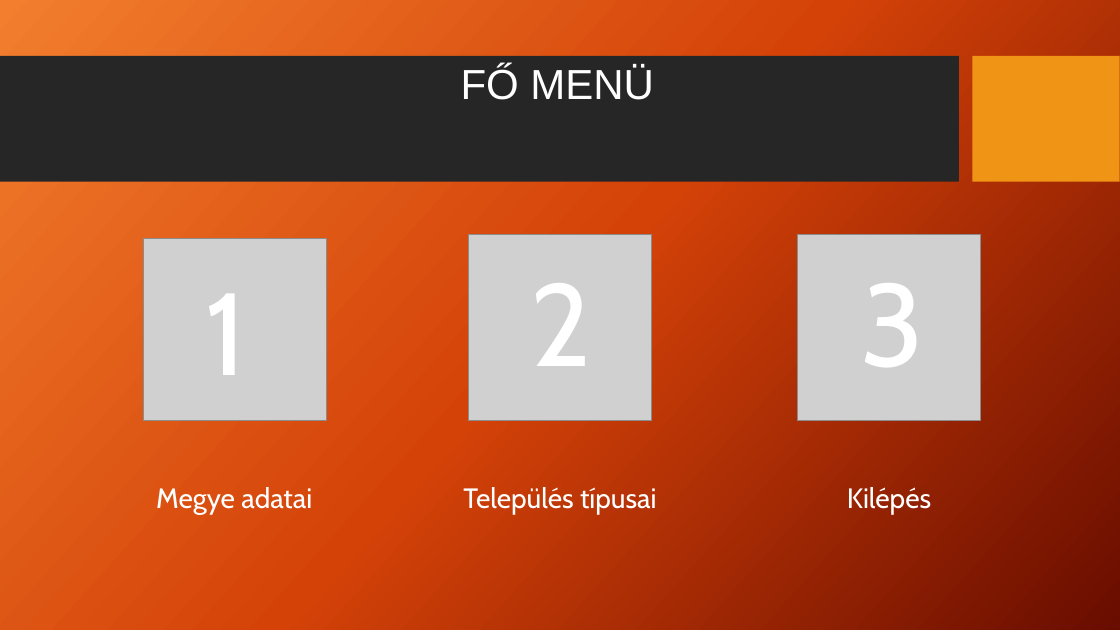
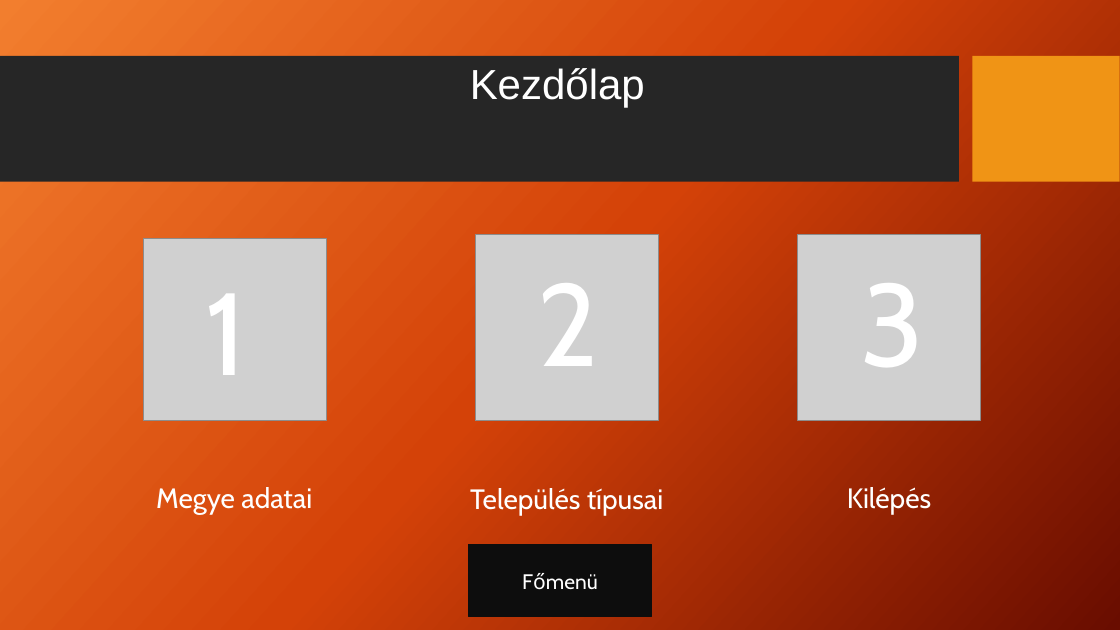
Before and after one commit to Buglya/nepesseg, a slide deck: slide 2 of MAGYARORSZÁG LAKOSSÁGA 2025 ÉV.pptx. Drawn at 1120x630 pixels with LibreOffice and Linux fonts; fonts in the diff are those of the drawing; grey boxes stand for pictures; background and template pictures are left out. Boxes give left, top, right and bottom in pixels: in the first picture for what was removed or moved away, otherwise in the second. Text is boxed around its words. In the diff, an @@ line names an element or a change of style, - is before the commit and + after.

Commit message:
he

```diff
--- a/MAGYARORSZÁG LAKOSSÁGA 2025 ÉV.pptx
+++ b/MAGYARORSZÁG LAKOSSÁGA 2025 ÉV.pptx
@@ title at (470, 68, 645, 108): text changed @@
-FŐ MENÜ
+Kezdőlap
@@ 2 texts, 1 picture: place and size @@
-2 texts, 1 picture at (463, 235, 657, 514)
+2 texts, 1 picture at (470, 235, 664, 515)
@@ rectangle added at (469, 544, 652, 617), fill #0D0D0D, outline #0D0D0D 1 pt, 18 pt, text #FFFFFF @@
+Főmenü
```
